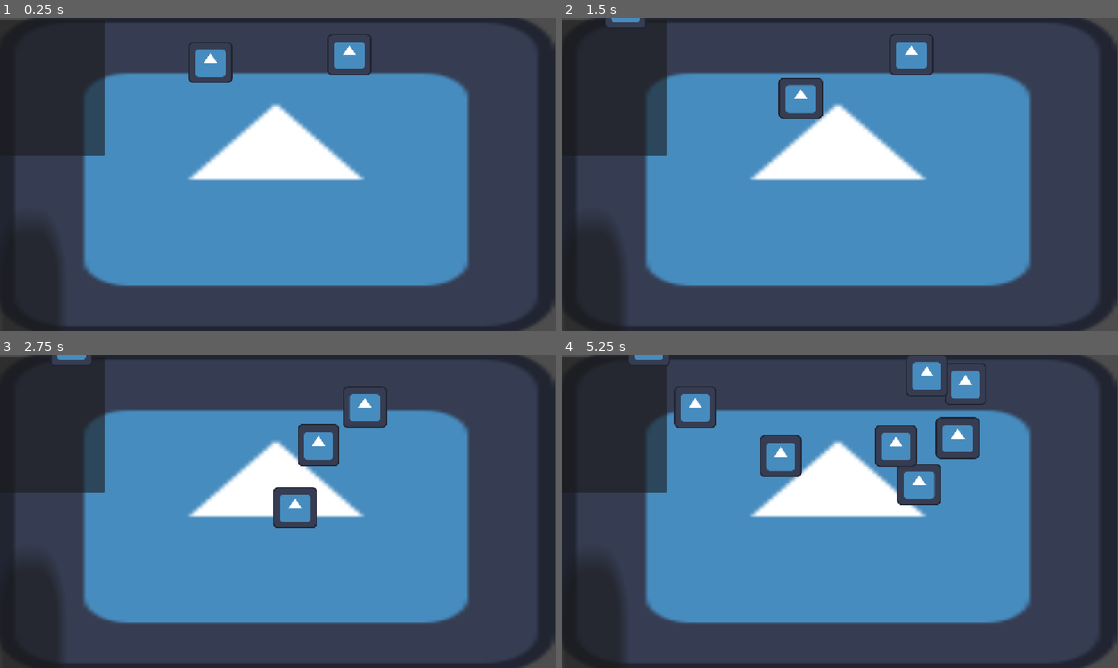
Above: before the commit, frames 1-4 (two rows, left to right).
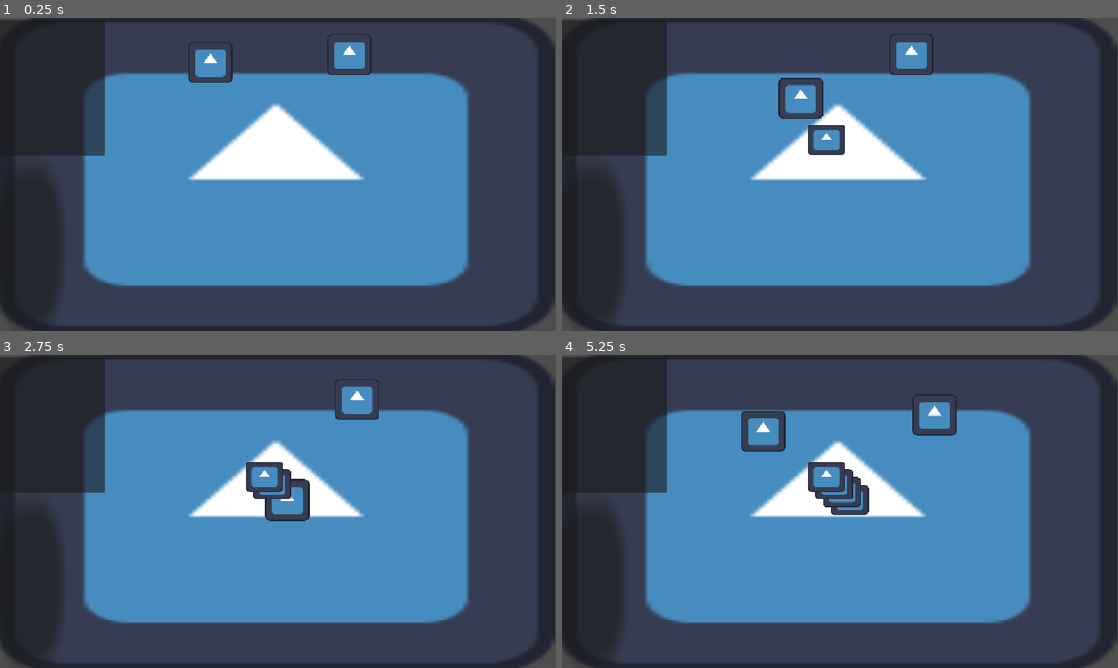
Above: after the commit, the same moments.

Repository: Qkupp/capston
Game: Godot game, scene res://main.tscn
Two runs of this game, one before a commit and one after it. Both use one fixed random seed, a clock stepped at 60 frames per second and the inputs below. The engine's default icon, where the game draws it, is replaced by a stand-in: a white triangle on a blue panel in a dark square.
Inputs (mouse positions are in pixels of both pictures, inside the frame that each line leads up to):
- Up to frame 1 (0.25 s): no input
- Up to frame 2 (1.5 s): click (612, 86) at 0.5 s; tap Enter at 1.25 s; drag from (773, 61) to (845, 158) at 1.27 s
- Up to frame 3 (2.75 s): tap Space at 2 s; drag from (350, 392) to (283, 495) at 2.02 s
- Up to frame 4 (5.25 s): tap Enter at 2.75, 4.25 s; move the mouse to (878, 445) at 2.77 s; hold D (move_right) 2.78-3.5 s; click (878, 445) at 2.92 s; tap Space at 3.5, 5 s; drag from (878, 445) to (673, 464) at 3.52 s; drag from (917, 376) to (890, 445) at 4.27 s; drag from (689, 405) to (901, 467) at 5.02 s

The runs differ from the first frame. In frame 1, 1.1% of the frame differs, in the area x 0-11%, y 49-100%; in frame 2, 1.9%; in frame 3, 4.4%; in frame 4, 7.7%, in the area x 0-77%, y 0-100%.

Commit message:
spawn and deleat works

Diff:
--- /dev/null
+++ b/Global.gd
@@ -0,0 +1,3 @@
+extends Node
+
+var selected
--- a/control.gd
+++ b/control.gd
@@ -14,22 +14,30 @@
 func _process(delta: float) -> void:
 	pass
 
+#_enter_tree().creatureManager:
 
 func _on_button_button_down() -> void:
 	print("spawn button has been pressed")
 	spawn_creature()
 
+#@export var node: Manger
+#calling over parts of the code
+@onready var node: Node = $"../creatureManager"
+@onready var spawn: Area2D = $"../Spawn_piont"
+
 func spawn_creature() -> void:
 	var creature = load("res://creature.tscn")
 	var instance = creature.instantiate()
-	add_child(instance)
-	instance.position =  get_global_mouse_position() #Spawn_piont
+	node.add_child(instance)
+	instance.position = spawn.position
+
 
 func _on_delete_button_down() -> void:
 	print("delete button has been pressed")
-	#var creature = selected
-	delete_creature(creature)
+	print(Global.selected)
+	if Global.selected:
+		delete_creature(Global.selected)
+
 
 func delete_creature(creature) -> void:
-	#queue_free(creature)
-	pass
+	creature.queue_free()
--- a/creature.tscn
+++ b/creature.tscn
@@ -25,12 +25,12 @@
 text = "selected"
 
 [node name="Area2D" type="Area2D" parent="." unique_id=1443980549]
-position = Vector2(0, 8)
+position = Vector2(0, 7.999998)
 scale = Vector2(0.96168935, 0.8926719)
 script = ExtResource("3_1k0n7")
 
 [node name="CollisionShape2D" type="CollisionShape2D" parent="Area2D" unique_id=576862628]
-position = Vector2(0.23493953, -9)
+position = Vector2(-2.9802322e-08, -8.96186)
 scale = Vector2(0.9999998, 1)
 shape = SubResource("RectangleShape2D_gefid")
 script = ExtResource("4_w7hms")
--- a/creature_manager.gd
+++ b/creature_manager.gd
@@ -5,6 +5,7 @@
 var screen_size
 var creature_being_dragged
 var snapped_once
+#var selected
 
 const TILE_SIZE: Vector2 = Vector2(16, 16)
 
@@ -36,8 +37,12 @@
 				print(creature)
 				if creature:
 					creature_being_dragged = creature
-			else:
+					Global.selected = creature
+					#Label.visible = visible:
+			#else:
 				#creature_being_dragged.position = snap_creature(Vector2, Vector2):
+				#creature_being_dragged = null
+			if creature_being_dragged != null:
 				creature_being_dragged = null
 		else:
 			print("left click released")
--- a/main.tscn
+++ b/main.tscn
@@ -21,7 +21,13 @@
 ignore_rotation = false
 
 [node name="Spawn_piont" type="Area2D" parent="." unique_id=228764224]
-position = Vector2(592, 288)
+position = Vector2(528, 384)
+
+[node name="background" type="Sprite2D" parent="." unique_id=2136895102]
+z_index = -100
+position = Vector2(576, 319.99997)
+scale = Vector2(9.031618, 5.2360926)
+texture = ExtResource("3_h2yge")
 
 [node name="creatureManager" type="Node2D" parent="." unique_id=1901639602]
 script = ExtResource("1_0xm2m")
@@ -33,12 +39,6 @@
 [node name="creature2" parent="creatureManager" unique_id=783092535 groups=["Selectable"] instance=ExtResource("1_ig7tw")]
 position = Vector2(704, 208)
 scale = Vector2(0.75, 0.75)
-
-[node name="background" type="Sprite2D" parent="." unique_id=2136895102]
-z_index = -100
-position = Vector2(576, 319.99997)
-scale = Vector2(9.031618, 5.2360926)
-texture = ExtResource("3_h2yge")
 
 [node name="Control" type="Control" parent="." unique_id=1033220581]
 layout_mode = 3
@@ -55,9 +55,9 @@
 
 [node name="Delete" type="Button" parent="Control" unique_id=956422967]
 layout_mode = 0
-offset_top = 295.3027
+offset_top = 215.7981
 offset_right = 8.000007
-offset_bottom = 303.3027
+offset_bottom = 223.7981
 scale = Vector2(14.953966, 29.380907)
 
 [node name="Unit_selector" type="Control" parent="." unique_id=1828675934]
--- a/project.godot
+++ b/project.godot
@@ -14,6 +14,10 @@
 run/main_scene="uid://dskmjt1in330f"
 config/features=PackedStringArray("4.7", "Forward Plus")
 config/icon="res://icon.svg"
+
+[autoload]
+
+Global="*uid://ctxfb50650foj"
 
 [display]
 
Not shown, added: Global.gd.uid
Not shown, added: main.tscn2433845950.tmp
Not shown, added: main.tscn2440156556.tmp
Not shown, added: main.tscn6933171079.tmp
Not shown, added: main.tscn6937480160.tmp
Not shown, added: main.tscn6978429727.tmp
